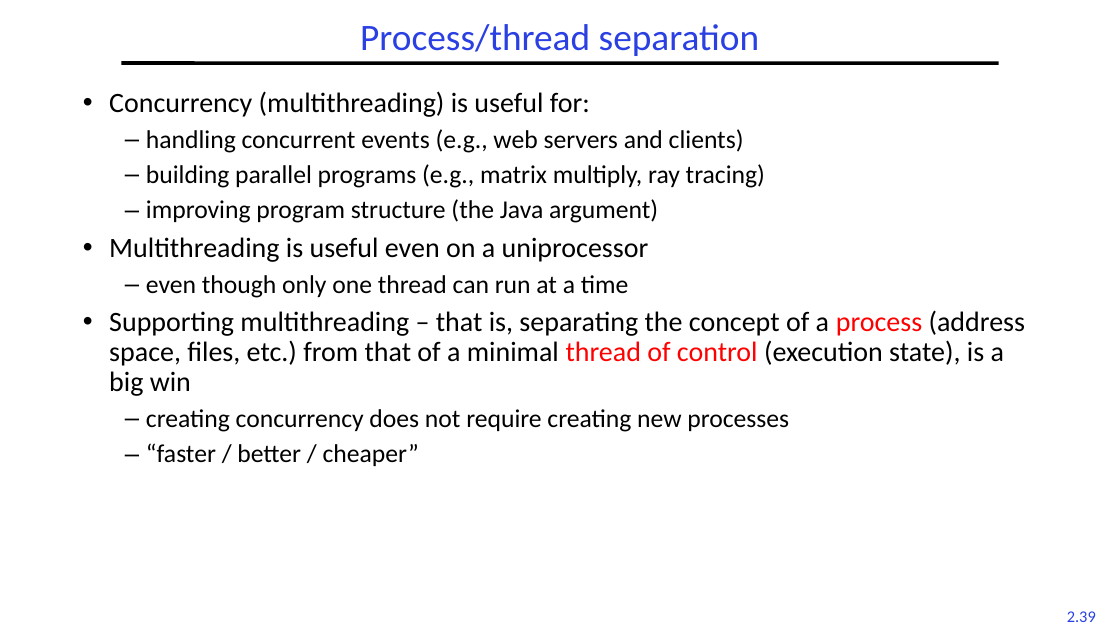
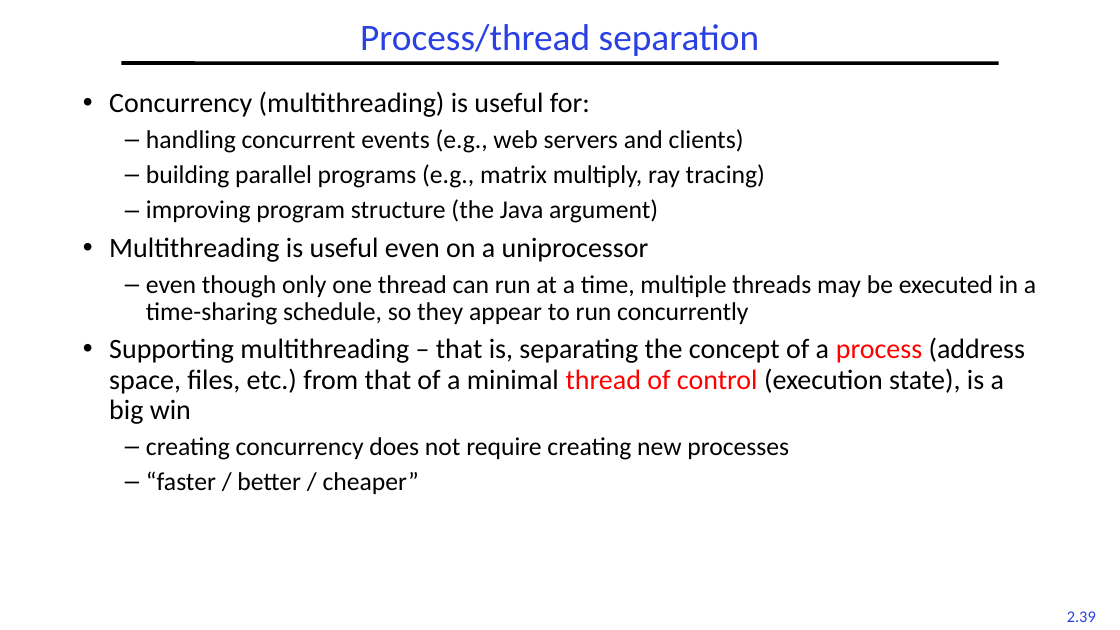
Before and after one commit to guhofstra/CSC256Fa25, a slide deck: slide 39 of PPTs/L2-Processes Threads.pptx. Drawn at 1120x630 pixels with LibreOffice and Linux fonts; fonts in the diff are those of the drawing. Boxes give left, top, right and bottom in pixels: in the first picture for what was removed or moved away, otherwise in the second. Text is boxed around its words. In the diff, an @@ line names an element or a change of style, - is before the commit and + after.

```diff
--- a/PPTs/L2-Processes Threads.pptx
+++ b/PPTs/L2-Processes Threads.pptx
@@ text at (146,275,1036,325): text changed @@
-  – even though only one thread can run at a time
+  – even though only one thread can run at a time, multiple threads may be executed in a time-sharing schedule, so they appear to run concurrently
```
Also in this commit, not shown: 8 other slides changed, 1 slide removed, 2 other files.
